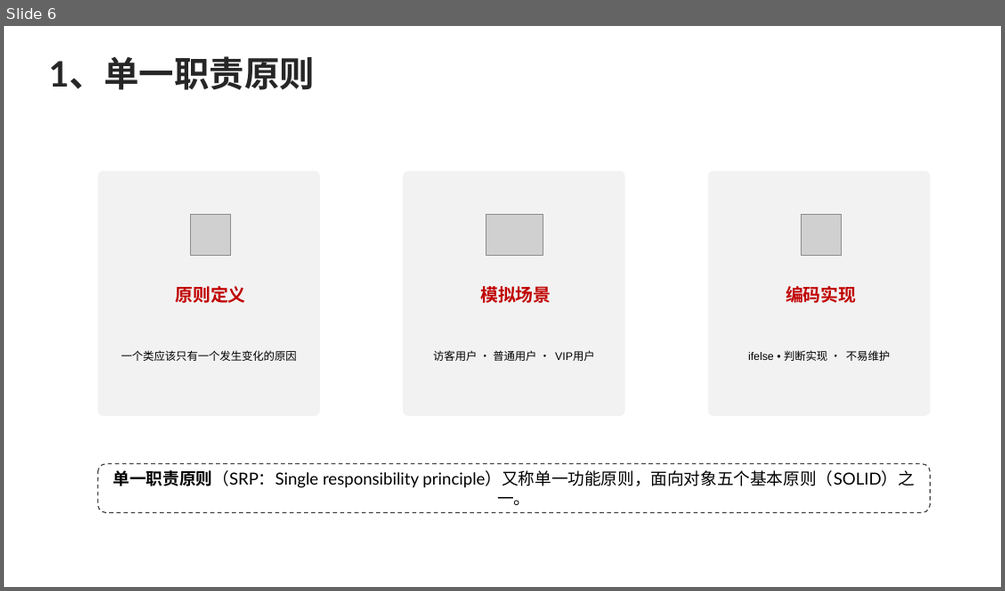
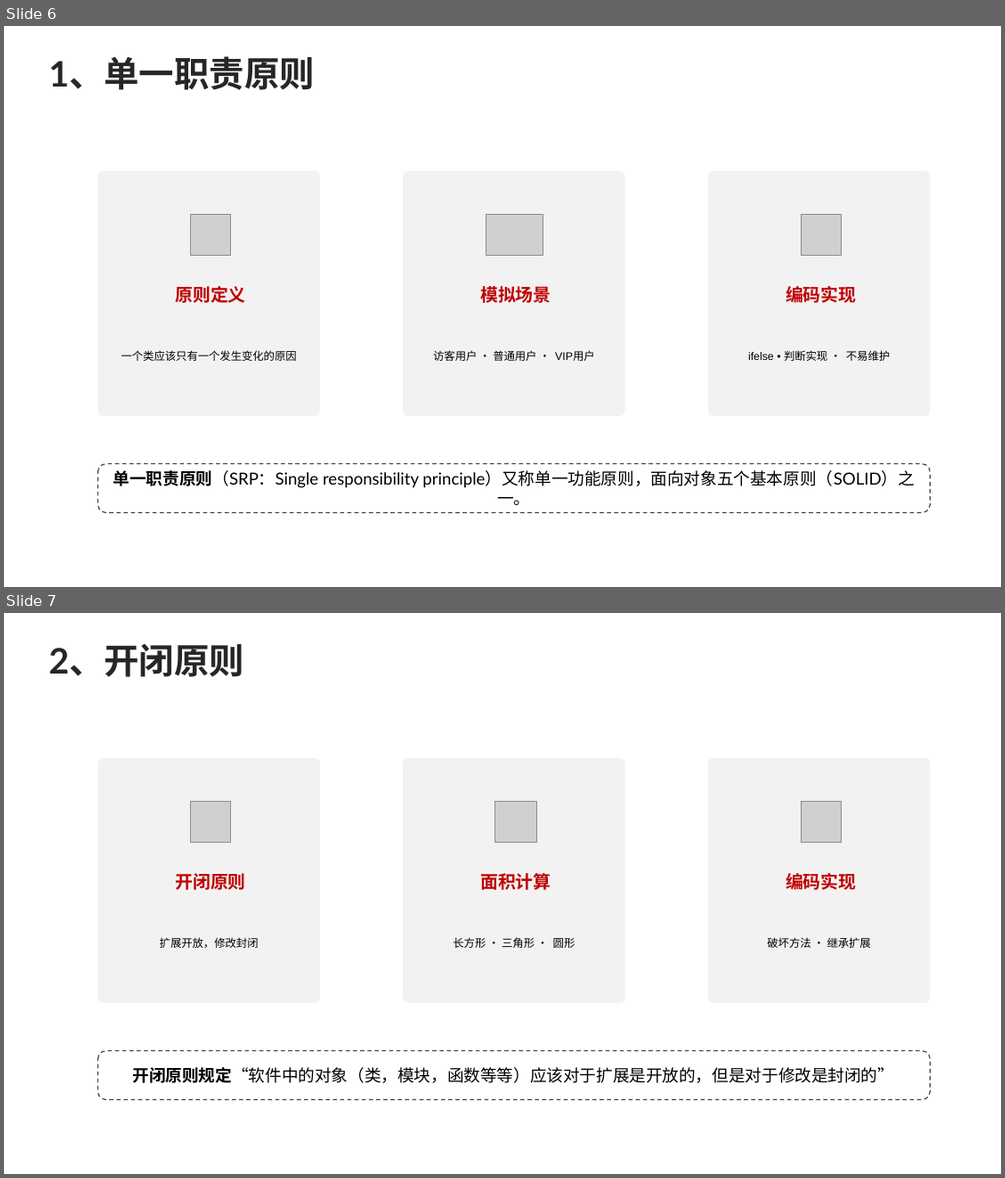
Before and after one commit to fuzhengwei/CodeDesignTutorials, a slide deck: docs/assets/图稿.pptx. Shown one above the other, each under a label of ours: slide 6 before the commit, slides 6 and 7 after it. The pictures are 1005x591 and 1005x1178 pixels, drawn with LibreOffice and Linux fonts; fonts in the diff are those of the drawing; grey boxes stand for pictures. Boxes give left, top, right and bottom in pixels: in the first picture for what was removed or moved away, otherwise in the second. Text is boxed around its words. In the diff, an @@ line names an element or a change of style, - is before the commit and + after.

Commit message:
小傅哥，feat：《重学Java设计模式》第二章：六大设计原则【开闭原则】

```diff
--- a/docs/assets/图稿.pptx
+++ b/docs/assets/图稿.pptx
@@ slide 7 added at bbox=[4, 613, 1001, 1174], background #FFFFFF @@
@@ text added at bbox=[48, 644, 244, 677], 33.9 pt, text #262626, bold @@
+2、开闭原则
@@ rounded rectangle added at bbox=[404, 758, 625, 1004], fill #F2F2F2 @@
@@ group added at bbox=[98, 758, 320, 1004]: 2 texts, 1 rounded rectangle, 1 picture @@
+开闭原则
+扩展开放，修改封闭
@@ picture added at bbox=[495, 802, 536, 842] @@
@@ group added at bbox=[708, 758, 930, 1004]: 2 texts, 1 rounded rectangle, 1 picture @@
+编码实现
+破坏方法 • 继承扩展
@@ text added at bbox=[480, 873, 550, 890], 16.9 pt, text #C00000, bold @@
+面积计算
@@ text added at bbox=[453, 937, 575, 948], 10.6 pt, text #000000 @@
+长方形 • 三角形 • 圆形
@@ rounded rectangle added at bbox=[98, 1051, 930, 1099], outline #404040 1 pt dashed, 16 pt, text #000000 @@
+开闭原则规定“软件中的对象（类，模块，函数等等）应该对于扩展是开放的，但是对于修改是封闭的”
```
Also in this commit, not shown: 6 other files.
